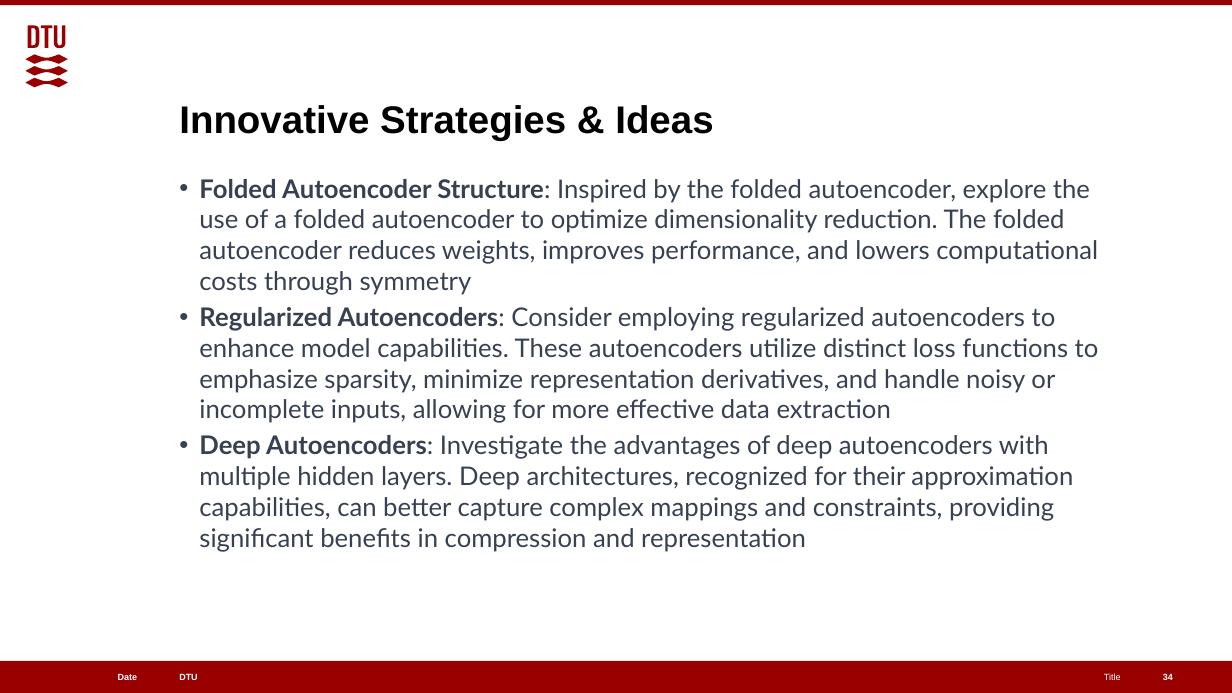
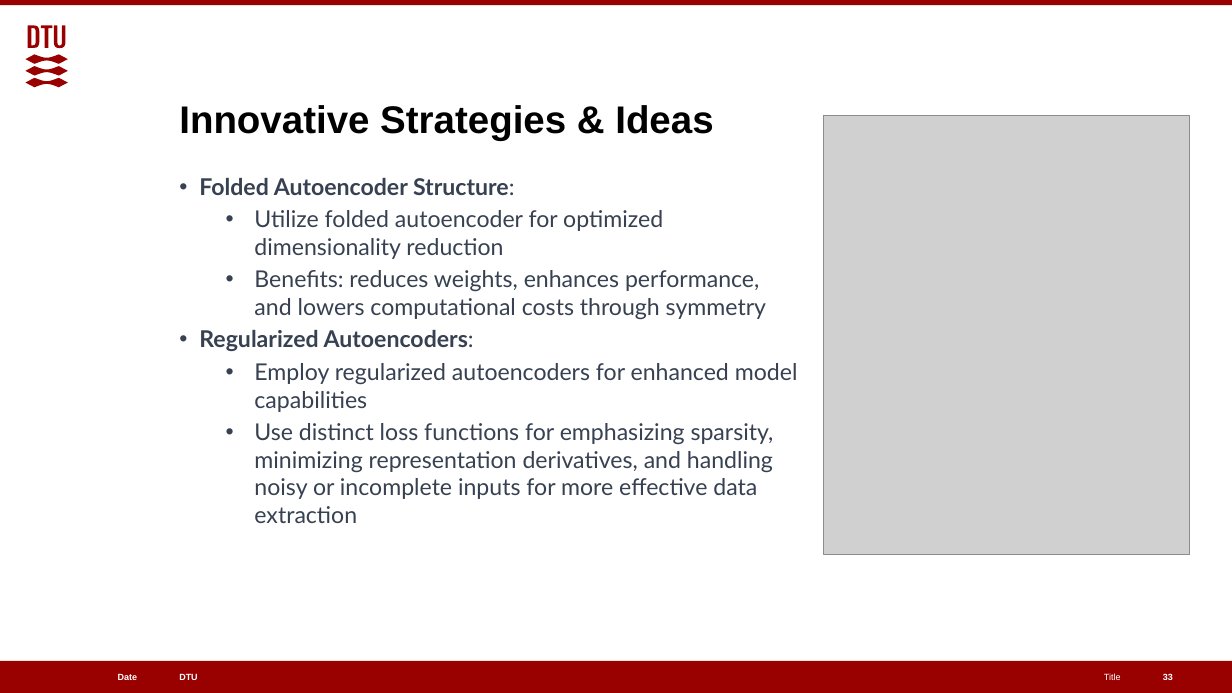
Before and after one commit to EGpineapples/Cell-Lifelines-Autoencoder, a slide deck: slide 33 of Classifying Metabolic Fluxes.pptx (slide 34 before the commit). Drawn at 1232x693 pixels with LibreOffice and Linux fonts; fonts in the diff are those of the drawing; grey boxes stand for pictures. Boxes give left, top, right and bottom in pixels: in the first picture for what was removed or moved away, otherwise in the second. Text is boxed around its words. In the diff, an @@ line names an element or a change of style, - is before the commit and + after.

```diff
--- a/Classifying Metabolic Fluxes.pptx
+++ b/Classifying Metabolic Fluxes.pptx
@@ picture added at [824, 116, 1189, 555] @@
@@ text at [199, 178, 798, 523]: text changed; size 20 to 18 pt @@
-• Folded Autoencoder Structure: Inspired by the folded autoencoder, explore the use of a folded autoencoder to optimize dimensionality reduction. The folded autoencoder reduces weights, improves performance, and lowers computational costs through symmetry
-• Regularized Autoencoders: Consider employing regularized autoencoders to enhance model capabilities. These autoencoders utilize distinct loss functions to emphasize sparsity, minimize representation derivatives, and handle noisy or incomplete inputs, allowing for more effective data extraction
-• Deep Autoencoders: Investigate the advantages of deep autoencoders with multiple hidden layers. Deep architectures, recognized for their approximation capabilities, can better capture complex mappings and constraints, providing significant benefits in compression and representation
+• Folded Autoencoder Structure:
+  • Utilize folded autoencoder for optimized dimensionality reduction
+  • Benefits: reduces weights, enhances performance, and lowers computational costs through symmetry
+• Regularized Autoencoders:
+  • Employ regularized autoencoders for enhanced model capabilities
+  • Use distinct loss functions for emphasizing sparsity, minimizing representation derivatives, and handling noisy or incomplete inputs for more effective data extraction
@@ page number at [1163, 673, 1173, 682]: text changed @@
-34
+33
```
Also in this commit, not shown: 8 other slides changed, 30 slides added.
